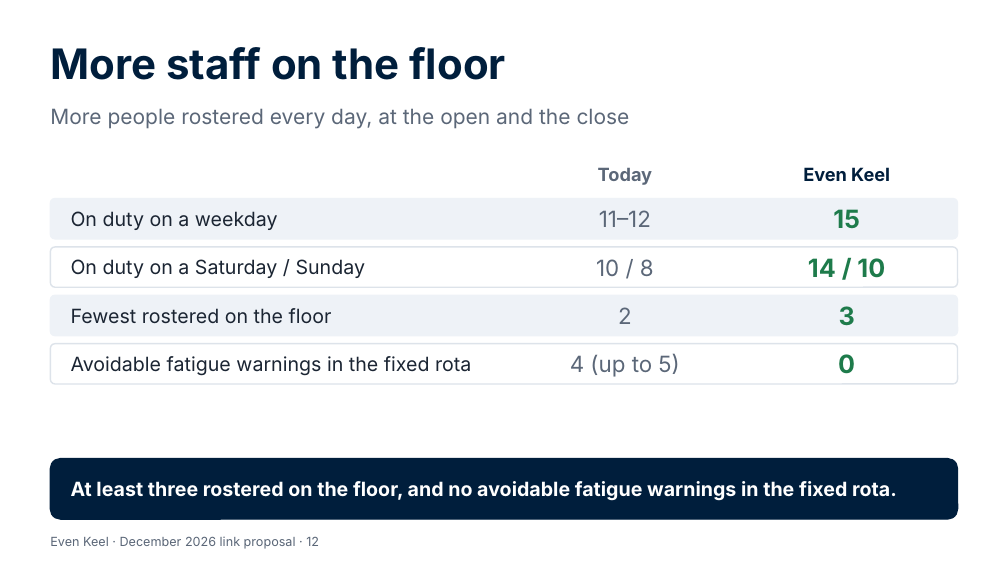
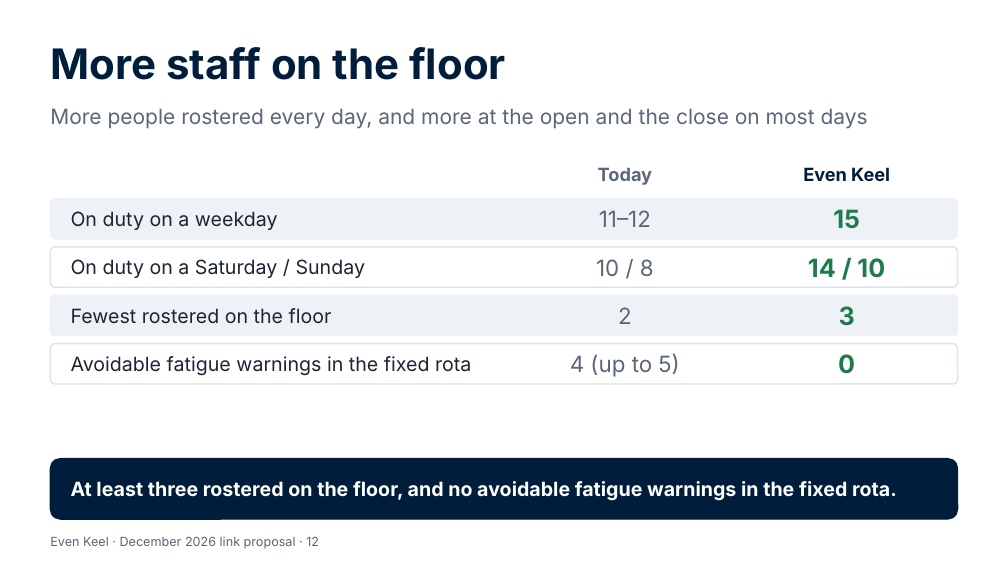
Before and after one commit to Garethdavidmiller/roster-app, a slide deck: slide 12 of docs/links-26/presentations/Even-Keel-for-colleagues.pptx. Drawn at 1008x567 pixels with LibreOffice and Linux fonts; fonts in the diff are those of the drawing. Boxes give left, top, right and bottom in pixels: in the first picture for what was removed or moved away, otherwise in the second. Text is boxed around its words. In the diff, an @@ line names an element or a change of style, - is before the commit and + after.

```diff
--- a/docs/links-26/presentations/Even-Keel-for-colleagues.pptx
+++ b/docs/links-26/presentations/Even-Keel-for-colleagues.pptx
@@ text at (x1=50, y1=108, x2=868, y2=129): text changed @@
-More people rostered every day, at the open and the close
+More people rostered every day, and more at the open and the close on most days
```
Also in this commit, not shown: 1 other slide changed, 22 other files.
